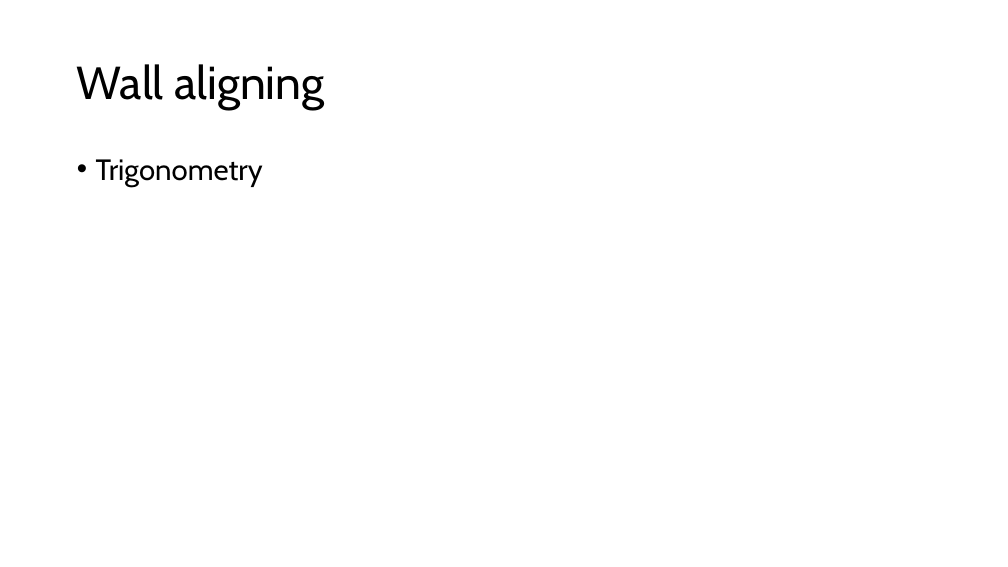
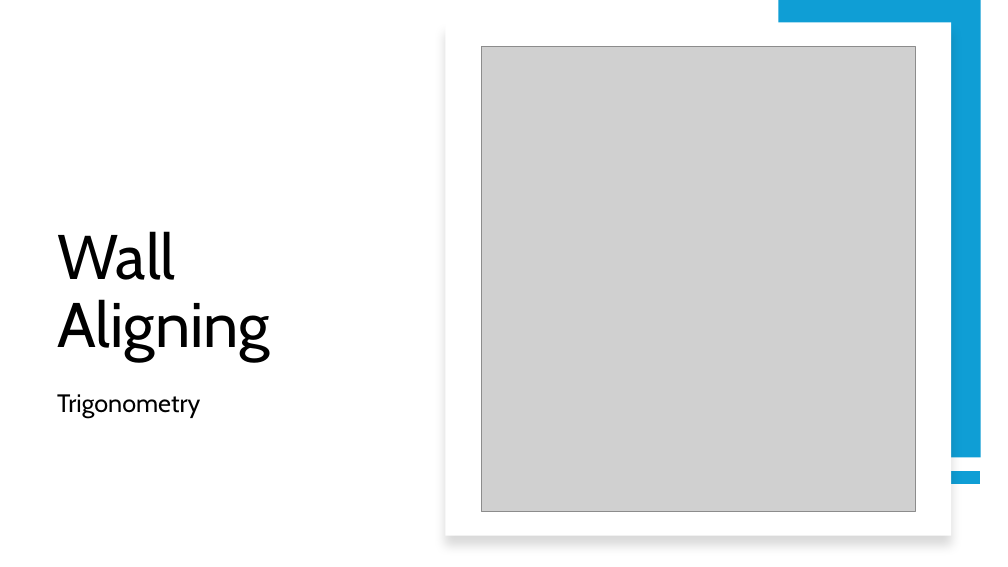
Before and after one commit to greenpanda111/GEOFF_RDAC, a slide deck: slide 5 of Presentation/GEOFF.pptx (slide 6 before the commit). Drawn at 1008x567 pixels with LibreOffice and Linux fonts; fonts in the diff are those of the drawing; grey boxes stand for pictures. Boxes give left, top, right and bottom in pixels: in the first picture for what was removed or moved away, otherwise in the second. Text is boxed around its words. In the diff, an @@ line names an element or a change of style, - is before the commit and + after.

```diff
--- a/Presentation/GEOFF.pptx
+++ b/Presentation/GEOFF.pptx
@@ rectangle added at bbox=[445, 22, 951, 535], fill #FFFFFF @@
@@ rectangle added at bbox=[779, 0, 982, 457], fill #0F9ED5 @@
@@ title "Wall Aligning" at bbox=[57, 231, 270, 362]: vertical alignment middle to bottom @@
@@ picture added at bbox=[482, 46, 915, 512] @@
@@ title at bbox=[57, 231, 270, 362]: text changed; size 44 to 60 pt @@
-Wall aligning
+Wall Aligning
@@ text "Trigonometry": place and size @@
-text "Trigonometry" at bbox=[96, 159, 263, 187]
+text "Trigonometry" at bbox=[57, 394, 200, 419]
@@ text "Trigonometry" at bbox=[57, 394, 200, 419]: size 28 to 24 pt; bullet • to none @@
@@ line added from (980, 478) to (779, 478), #0F9ED5 12 pt @@
```
Also in this commit, not shown: 5 other slides changed, 1 slide added, 1 slide removed, 49 other files.
